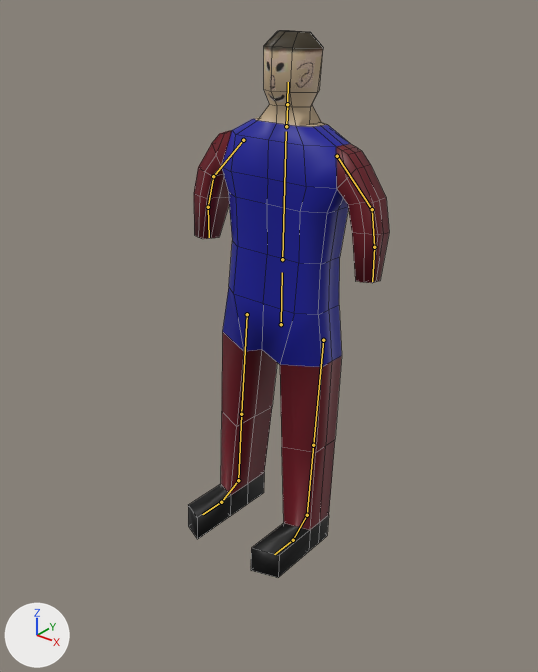
An edit to the FBX model Blender/AllAnim.fbx, drawn before and after from the same camera.
Both versions are drawn from a 50 mm camera at (4.55, -4.78, 6.03) aimed at (-0.2, 1.15, 2.35). The lights are fixed; the arrows at lower left show +X, +Y and +Z. The picture after the commit comes second. The bones that change, and the others that lie on the model, are drawn over the model as lines. Mesh edges are drawn as thin lines.
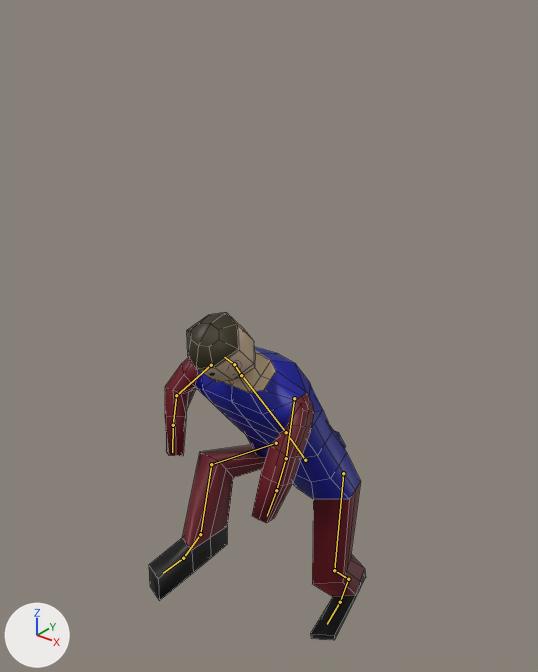
The newer file adds an action. The first version stands in its rest pose; the second is drawn at frame 8 of the action 'Armature|GetRezd'.

Where the change shows, as pixel boxes (x1, y1, x2, y2) in the pictures (538 x 672 px):
'Cube', posed (8% wider, 40% shorter): before (188, 30, 389, 578); after (149, 312, 366, 641)
bone 'Hip', root to tip: before (281, 324) to (282, 272); after (305, 460) to (290, 438)
bone 'Spine', root to tip: before (282, 259) to (286, 131); after (286, 432) to (243, 377)
bone 'Neck', root to tip: before (286, 126) to (287, 104); after (241, 375) to (234, 364)
bone 'Head', root to tip: before (287, 104) to (288, 82); after (234, 364) to (224, 357)
bone 'UpperArm.L', root to tip: before (337, 156) to (372, 209); after (294, 398) to (286, 458)
bone 'LowerArm.L', root to tip: before (372, 209) to (374, 247); after (286, 458) to (276, 490)
bone 'Hand.L', root to tip: before (374, 247) to (372, 281); after (276, 490) to (267, 516)
bone 'UpperArm.R', root to tip: before (243, 140) to (213, 176); after (211, 365) to (176, 395)
bone 'LowerArm.R', root to tip: before (213, 176) to (208, 207); after (176, 395) to (173, 425)
bone 'Hand.R', root to tip: before (208, 207) to (209, 237); after (173, 425) to (172, 452)
bone 'UpperLeg.L', root to tip: before (323, 340) to (313, 445); after (343, 473) to (334, 570)
bone 'LowerLeg.L', root to tip: before (313, 445) to (307, 515); after (334, 570) to (348, 579)
bone 'Foot.L', root to tip: before (307, 515) to (293, 540); after (348, 579) to (340, 602)
bone 'UpperLeg.R', root to tip: before (247, 314) to (241, 414); after (276, 443) to (211, 464)
bone 'LowerLeg.R', root to tip: before (241, 414) to (238, 480); after (211, 464) to (200, 534)
bone 'Foot.R', root to tip: before (238, 480) to (221, 502); after (200, 534) to (183, 558)

Patch to the scene script:
```diff
--- a/Blender/AllAnim.fbx.py
+++ b/Blender/AllAnim.fbx.py
@@ bone_hip @@
 bone_hip = bpy.data.objects['Armature'].pose.bones['Hip']  # child of 'Root'
-bone_hip.location = (0.0, 0.0, 0.0)
-bone_hip.rotation_quaternion = (1.0, 0.0, 0.0, 0.0)  # degrees (0, 0, 0)
+bone_hip.location = (0.0, -2.08, -0.59)
+bone_hip.rotation_quaternion = (0.954, 0.301, 0.0, 0.0)  # degrees (35, 0, 0)
@@ bone_spine @@
 bone_spine = bpy.data.objects['Armature'].pose.bones['Spine']  # child of 'Hip'
-bone_spine.rotation_quaternion = (1.0, 0.0, 0.0, 0.0)  # degrees (0, 0, 0)
+bone_spine.rotation_quaternion = (1.0, 0.019, 0.0, 0.0)  # degrees (2, 0, 0)
@@ bone_neck @@
 bone_neck = bpy.data.objects['Armature'].pose.bones['Neck']  # child of 'Spine'
-bone_neck.rotation_quaternion = (1.0, 0.0, 0.0, 0.0)  # degrees (0, 0, 0)
+bone_neck.rotation_quaternion = (1.0, -0.013, 0.0, 0.0)  # degrees (-2, 0, 0)
@@ bone_head @@
 bone_head = bpy.data.objects['Armature'].pose.bones['Head']  # child of 'Neck'
-bone_head.rotation_quaternion = (1.0, 0.0, 0.0, 0.0)  # degrees (0, 0, 0)
+bone_head.rotation_quaternion = (0.995, 0.104, 0.0, 0.0)  # degrees (12, 0, 0)
@@ bone_upperarm_l @@
 bone_upperarm_l = bpy.data.objects['Armature'].pose.bones['UpperArm.L']  # child of 'Spine'
-bone_upperarm_l.rotation_quaternion = (1.0, 0.0, 0.0, 0.0)  # degrees (0, 0, 0)
+bone_upperarm_l.rotation_quaternion = (0.806, 0.465, -0.269, -0.25)  # degrees (64, -12, -42)
@@ bone_lowerarm_l @@
 bone_lowerarm_l = bpy.data.objects['Armature'].pose.bones['LowerArm.L']  # child of 'UpperArm.L'
-bone_lowerarm_l.rotation_quaternion = (1.0, 0.0, 0.0, 0.0)  # degrees (0, 0, 0)
+bone_lowerarm_l.rotation_quaternion = (0.981, -0.083, -0.012, 0.176)  # degrees (-10, 0, 20)
@@ bone_hand_l @@
 bone_hand_l = bpy.data.objects['Armature'].pose.bones['Hand.L']  # child of 'LowerArm.L'
-bone_hand_l.rotation_quaternion = (1.0, 0.0, 0.0, 0.0)  # degrees (0, 0, 0)
+bone_hand_l.rotation_quaternion = (0.996, -0.081, -0.028, 0.002)  # degrees (-9, -3, 0)
@@ bone_upperarm_r @@
 bone_upperarm_r = bpy.data.objects['Armature'].pose.bones['UpperArm.R']  # child of 'Spine'
-bone_upperarm_r.rotation_quaternion = (1.0, 0.0, 0.0, 0.0)  # degrees (0, 0, 0)
+bone_upperarm_r.rotation_quaternion = (0.867, 0.371, 0.328, 0.044)  # degrees (53, 32, 22)
@@ bone_lowerarm_r @@
 bone_lowerarm_r = bpy.data.objects['Armature'].pose.bones['LowerArm.R']  # child of 'UpperArm.R'
-bone_lowerarm_r.rotation_quaternion = (1.0, 0.0, 0.0, 0.0)  # degrees (0, 0, 0)
+bone_lowerarm_r.rotation_quaternion = (0.953, -0.051, -0.276, 0.113)  # degrees (-11, -31, 16)
@@ bone_hand_r @@
 bone_hand_r = bpy.data.objects['Armature'].pose.bones['Hand.R']  # child of 'LowerArm.R'
-bone_hand_r.rotation_quaternion = (1.0, 0.0, 0.0, 0.0)  # degrees (0, 0, 0)
+bone_hand_r.rotation_quaternion = (0.971, -0.062, -0.22, -0.065)  # degrees (-6, -26, -6)
@@ bone_upperleg_l @@
 bone_upperleg_l = bpy.data.objects['Armature'].pose.bones['UpperLeg.L']  # child of 'Hip'
-bone_upperleg_l.rotation_quaternion = (1.0, 0.0, 0.0, 0.0)  # degrees (0, 0, 0)
+bone_upperleg_l.rotation_quaternion = (0.909, 0.389, -0.147, 0.004)  # degrees (47, -16, -6)
@@ bone_lowerleg_l @@
 bone_lowerleg_l = bpy.data.objects['Armature'].pose.bones['LowerLeg.L']  # child of 'UpperLeg.L'
-bone_lowerleg_l.rotation_quaternion = (1.0, 0.0, 0.0, 0.0)  # degrees (0, 0, 0)
+bone_lowerleg_l.rotation_quaternion = (0.871, -0.492, 0.0, 0.0)  # degrees (-59, 0, 0)
@@ bone_foot_l @@
 bone_foot_l = bpy.data.objects['Armature'].pose.bones['Foot.L']  # child of 'LowerLeg.L'
-bone_foot_l.rotation_quaternion = (1.0, 0.0, 0.0, 0.0)  # degrees (0, 0, 0)
+bone_foot_l.rotation_quaternion = (0.984, 0.138, 0.0, -0.115)  # degrees (16, 2, -13)
@@ bone_upperleg_r @@
 bone_upperleg_r = bpy.data.objects['Armature'].pose.bones['UpperLeg.R']  # child of 'Hip'
-bone_upperleg_r.rotation_quaternion = (1.0, 0.0, 0.0, 0.0)  # degrees (0, 0, 0)
+bone_upperleg_r.rotation_quaternion = (0.382, 0.924, -0.003, -0.01)  # degrees (135, 1, -1)
@@ bone_lowerleg_r @@
 bone_lowerleg_r = bpy.data.objects['Armature'].pose.bones['LowerLeg.R']  # child of 'UpperLeg.R'
-bone_lowerleg_r.rotation_quaternion = (1.0, 0.0, 0.0, 0.0)  # degrees (0, 0, 0)
+bone_lowerleg_r.rotation_quaternion = (0.697, -0.717, 0.0, 0.0)  # degrees (-92, 0, 0)
@@ bone_foot_r @@
 bone_foot_r = bpy.data.objects['Armature'].pose.bones['Foot.R']  # child of 'LowerLeg.R'
-bone_foot_r.rotation_quaternion = (1.0, 0.0, 0.0, 0.0)  # degrees (0, 0, 0)
+bone_foot_r.rotation_quaternion = (0.997, -0.07, 0.0, 0.045)  # degrees (-8, 0, 5)
```
